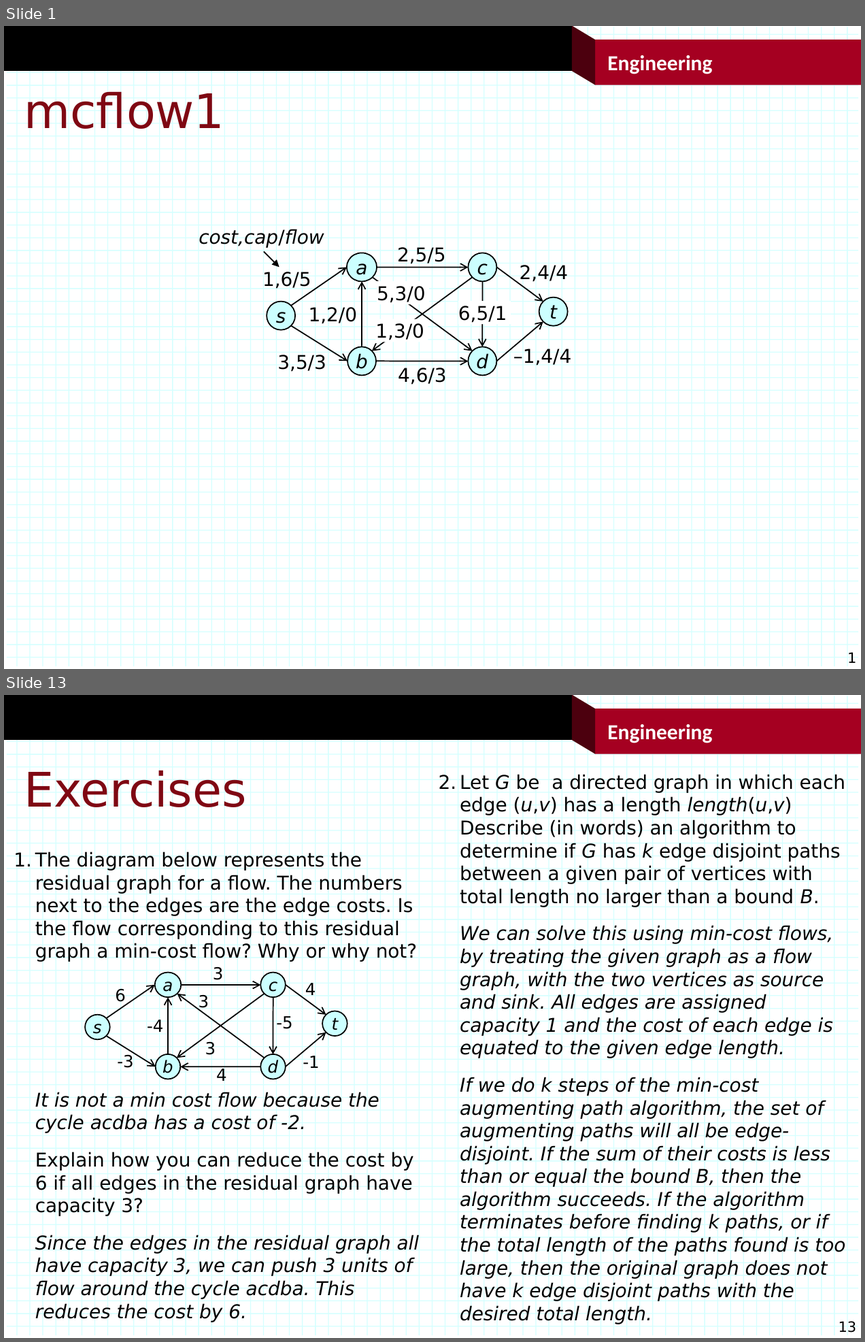
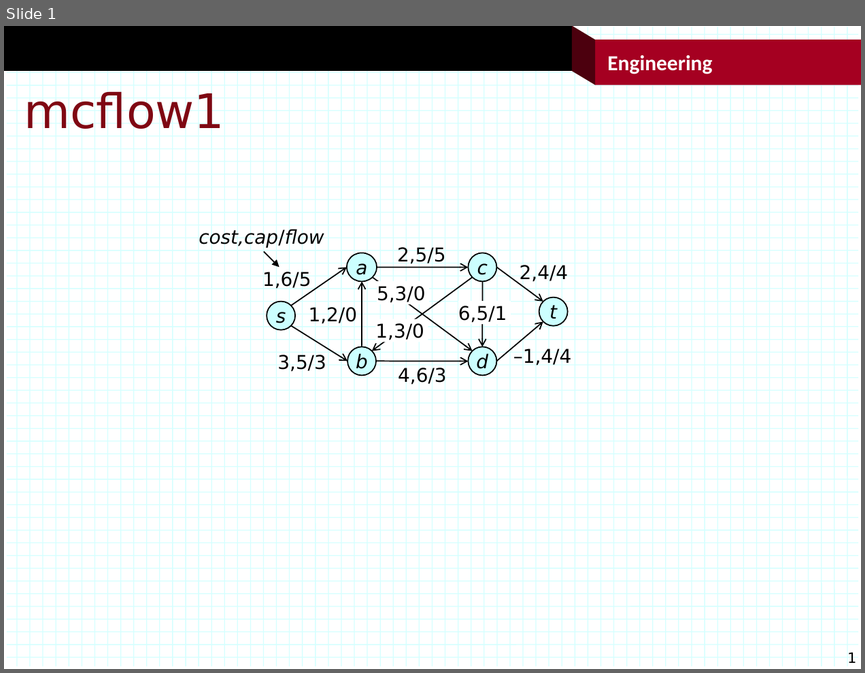
Before and after one commit to jonturner53/gads, a slide deck: graphAlgorithms/mcflow.pptx. Shown one above the other, each under a label of ours: slides 1 and 13 before the commit, slide 1 after it; the slides between them are not shown. The pictures are 865x1342 and 865x673 pixels, drawn with LibreOffice and Linux fonts; fonts in the diff are those of the drawing; background and template pictures are left out. Boxes give left, top, right and bottom in pixels: in the first picture for what was removed or moved away, otherwise in the second. Text is boxed around its words. In the diff, an @@ line names an element or a change of style, - is before the commit and + after.

```diff
--- a/graphAlgorithms/mcflow.pptx
+++ b/graphAlgorithms/mcflow.pptx
@@ slide 13 removed at <box>4,695,861,1338</box>, background #FFFFFF; not listed: 122 template elements that a slide beside it also shows @@
@@ title removed at <box>24,768,246,816</box> @@
-Exercises
@@ text removed at <box>439,773,845,1324</box> @@
-2. Let G be a directed graph in which each edge (u,v) has a length length(u,v) Describe (in words) an algorithm to determine if G has k edge disjoint paths between a given pair of vertices with total length no larger than a bound B.
-We can solve this using min-cost flows, by treating the given graph as a flow graph, with the two vertices as source and sink. All edges are assigned capacity 1 and the cost of each edge is equated to the given edge length.
-If we do k steps of the min-cost augmenting path algorithm, the set of augmenting paths will all be edge-disjoint. If the sum of their costs is less than or equal the bound B, then the algorithm succeeds. If the algorithm terminates before finding k paths, or if the total length of the paths found is too large, then the original graph does not have k edge disjoint paths with the desired total length.
@@ text removed at <box>14,851,419,1322</box> @@
-1. The diagram below represents the residual graph for a flow. The numbers next to the edges are the edge costs. Is the flow corresponding to this residual graph a min-cost flow? Why or why not?
-It is not a min cost flow because the cycle acdba has a cost of -2.
-Explain how you can reduce the cost by 6 if all edges in the residual graph have capacity 3?
-Since the edges in the residual graph all have capacity 3, we can push 3 units of flow around the cycle acdba. This reduces the cost by 6.
@@ group removed at <box>86,967,347,1085</box>: 10 texts, 10 arrows, 6 ellipses @@
-6
-c
-b
-a
-t
-s
-4
-4
--3
-3
-3
--5
--1
-d
-3
--4
```
Also in this commit, not shown: 1 slide added, 13 other slides removed, 22 other files.
